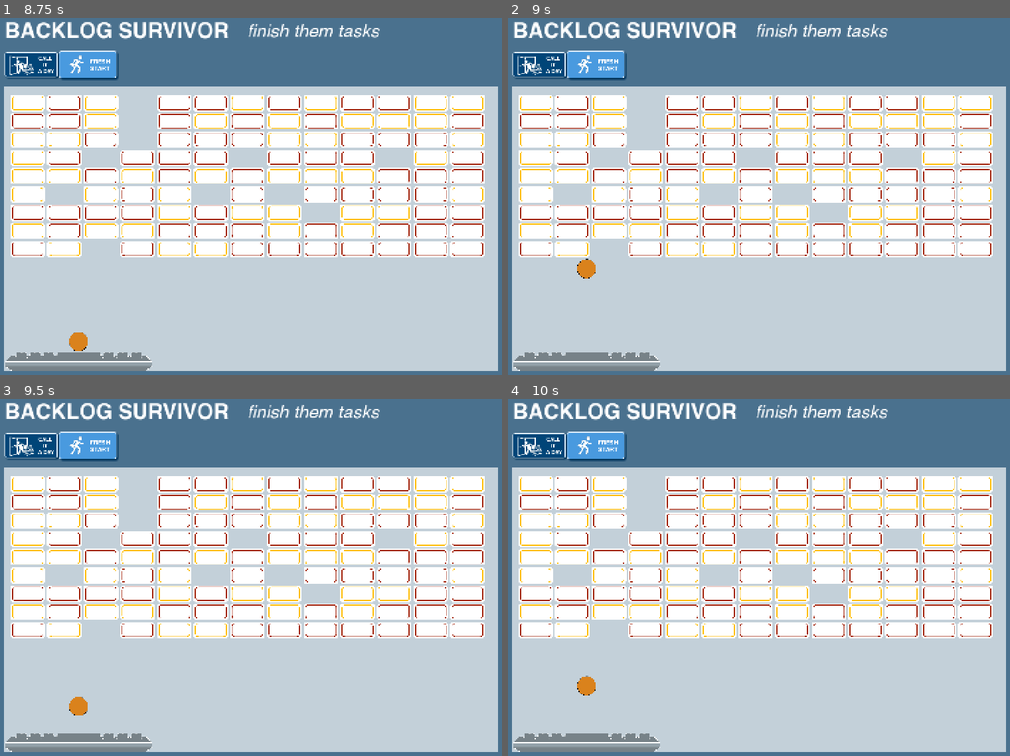
Above: before the commit, frames 1-4 (two rows, left to right).
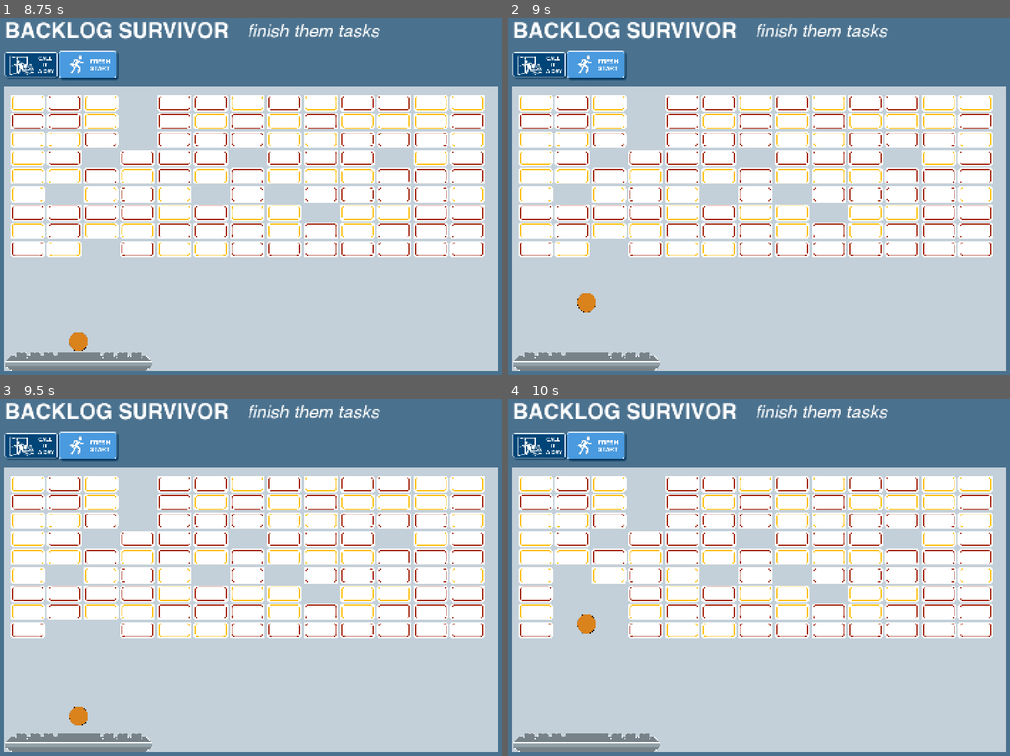
Above: after the commit, the same moments.

Repository: grkovalev/office-game
Game: Godot game, scene res://backlogarkanoid.tscn
Same seed, same stepped clock (60 frames per second), same inputs: the game is played once before the commit and once after it. This scene is started directly instead of the project's main scene.
Inputs (mouse positions are in pixels of both pictures, inside the frame that each line leads up to):
- Up to frame 1 (8.75 s): click (90, 67) at 0.5 s; click (90, 67) at 1.25 s; click (90, 67) at 2 s; tap Enter at 2.75, 5, 7.25 s; move the mouse to (361, 175) at 2.77 s; hold Right (ui_right) 2.78-3.5 s; tap R every 1.5 s from 2.85 to 7.35 s; click (361, 175) at 2.92 s; tap Space at 3.02, 4.25, 5.75, 6.02, 8 s; drag from (140, 214) to (220, 271) at 3.52 s; move the mouse to (296, 107) at 4.27 s; hold Right (ui_right) 4.28-5 s; drag from (220, 271) to (85, 135) at 5.02 s; move the mouse to (406, 250) at 5.77 s; hold Left (ui_left) 5.78-6.5 s; drag from (85, 135) to (165, 96) at 6.52 s; move the mouse to (271, 192) at 7.27 s; hold Left (ui_left) 7.28-8 s; click (271, 192) at 7.42 s; drag from (165, 96) to (140, 214) at 8.02 s
- Up to frame 2 (9 s): move the mouse to (869, 175) at 8.77 s; hold Up (ui_up) from 8.78 s (still down); tap R at 8.85 s
- Up to frame 3 (9.5 s): keep holding Up (ui_up); tap Space at 9.02 s
- Up to frame 4 (10 s): release Up (ui_up) at 9.5 s; drag from (648, 595) to (728, 652) at 9.52 s

Frame 1 is identical in both runs. In frame 2, 0.3% of the frame differs, in the area x 13-18%, y 67-83%; in frame 3, 0.5%; in frame 4, 1.8%, in the area x 9-24%, y 52-84%.

Commit message:
correct hitting bricks behaviour

Diff:
--- a/backlogarkanoid.tscn
+++ b/backlogarkanoid.tscn
@@ -109,7 +109,7 @@
 [node name="ball_char" type="CharacterBody2D" parent="ball/ballctrl" unique_id=775356162]
 scale = Vector2(0.99999994, 0.99999994)
 script = ExtResource("6_7afv6")
-ball_speed = 300.0
+ball_speed = 600.0
 paddle_path = NodePath("../../../player/playctrl/play_char")
 paddle_collision_path = NodePath("../../../player/playctrl/play_char/play_coll")
 bounds_path = NodePath("../../../bg/bg_tiles")
--- a/backloggridgenerator.gd
+++ b/backloggridgenerator.gd
@@ -55,10 +55,6 @@
 	p0 /= sum_p
 	p1 /= sum_p
 
-	# Reusable collision shape for all bricks
-	var brick_shape := RectangleShape2D.new()
-	brick_shape.size = brick_display_size
-
 	for row in range(rows):
 		for col in range(columns):
 			# Decide if this cell is empty
@@ -75,6 +71,8 @@
 
 			# Create a StaticBody2D brick with sprite + collision
 			var brick := StaticBody2D.new()
+			brick.collision_layer = 1
+			brick.collision_mask = 0
 			add_child(brick)
 			brick.position = Vector2(
 				col * (brick_display_size.x + brick_gap.x),
@@ -91,7 +89,9 @@
 				brick_display_size.y / float(brick_source_size.y)
 			)
 
-			# Collision
+			# Collision: each brick gets its own shape so collisions are reliable
+			var brick_shape := RectangleShape2D.new()
+			brick_shape.size = brick_display_size
 			var coll := CollisionShape2D.new()
 			coll.shape = brick_shape
 			brick.add_child(coll)
--- a/ball_char.gd
+++ b/ball_char.gd
@@ -19,9 +19,12 @@
 var paddle_half_height: float
 var ball_radius: float
 var bounds_rect: Rect2
+var overlap_shape: CircleShape2D
 
 var attached := true
 var current_speed: float = 900.0
+var paddle_ignore_time: float = 0.0
+var _prev_global_position: Vector2
 
 func _ready() -> void:
 	var p_shape := paddle_coll.shape as RectangleShape2D
@@ -31,9 +34,13 @@
 	var b_shape := ball_coll.shape as CircleShape2D
 	ball_radius = b_shape.radius * ball_coll.global_scale.x
 
+	overlap_shape = CircleShape2D.new()
+	overlap_shape.radius = ball_radius * 2.0
+
 	var r := bounds_rect_node.get_global_rect()
 	bounds_rect = Rect2(r.position, r.size)
 	current_speed = ball_speed
+	collision_mask = 1
 
 	_stick_to_paddle()
 
@@ -44,14 +51,24 @@
 			attached = false
 			current_speed = ball_speed
 			velocity = Vector2.UP * ball_speed
+			paddle_ignore_time = 0.12
+			_prev_global_position = global_position
 		return
+
+	if paddle_ignore_time > 0.0:
+		paddle_ignore_time -= delta
 
 	velocity = _ensure_not_too_flat(velocity, current_speed)
 	move_and_slide()
 
-	var bounced := false
-
-	# Handle physics collisions (paddle + bricks), but only ONE meaningful bounce per frame
+	var hit_paddle := false
+	var first_bounce_normal := Vector2.ZERO
+	var bricks_hit: Array[Node] = []
+
+	# Sample overlap along path (prev -> current) so we never miss a brick (tunneling or grazing)
+	var path_normal: Vector2 = _collect_bricks_along_path(bricks_hit)
+
+	# Collect all slide collisions this frame
 	for i in range(get_slide_collision_count()):
 		var col := get_slide_collision(i)
 		var collider := col.get_collider()
@@ -60,29 +77,96 @@
 		if normal == Vector2.ZERO:
 			continue
 
-		if collider == paddle:
-			_bounce_on_paddle()
-			bounced = true
-			break
+		if collider == paddle and paddle_ignore_time <= 0.0:
+			hit_paddle = true
 		else:
-			velocity = velocity.bounce(normal)
-			bounced = true
-
-			if collider != null and collider.is_in_group("brick"):
-				if brick_speed_boost > 0.0:
-					var cap: float = max_ball_speed if max_ball_speed > 0.0 else ball_speed * 3.0
-					current_speed = min(current_speed + brick_speed_boost, cap)
-				collider.queue_free()
-				# After hitting a brick, don't process more collisions this frame
-				break
-
-	if bounced:
+			var brick_node: Node = _get_brick_node(collider)
+			if brick_node != null:
+				if brick_node not in bricks_hit:
+					bricks_hit.append(brick_node)
+				if first_bounce_normal == Vector2.ZERO:
+					first_bounce_normal = normal
+			elif first_bounce_normal == Vector2.ZERO:
+				first_bounce_normal = normal
+
+	if first_bounce_normal == Vector2.ZERO and path_normal != Vector2.ZERO:
+		first_bounce_normal = path_normal
+
+	if hit_paddle:
+		_bounce_on_paddle()
+	elif bricks_hit.size() > 0:
+		# One brick per hit: bounce off the brick face we hit (use velocity to pick entry face), then destroy only that brick
+		var brick: Node = bricks_hit[0]
+		var brick_normal: Vector2 = _get_brick_face_normal_from_velocity(brick, velocity)
+		if brick_normal != Vector2.ZERO:
+			velocity = velocity.bounce(brick_normal)
+			velocity = _ensure_not_too_flat(velocity, current_speed)
+		if is_instance_valid(brick):
+			if brick_speed_boost > 0.0:
+				var cap: float = max_ball_speed if max_ball_speed > 0.0 else ball_speed * 3.0
+				current_speed = min(current_speed + brick_speed_boost, cap)
+			brick.queue_free()
+	elif first_bounce_normal != Vector2.ZERO:
+		velocity = velocity.bounce(first_bounce_normal)
 		velocity = _ensure_not_too_flat(velocity, current_speed)
 
 	# Manual walls using bg_tiles rectangle
 	_handle_bounds()
 
 	velocity = _ensure_not_too_flat(velocity, current_speed)
+
+	_prev_global_position = global_position
+
+func _collect_bricks_along_path(bricks_hit: Array[Node]) -> Vector2:
+	var from_pos: Vector2 = _prev_global_position
+	var to_pos: Vector2 = global_position
+	var space_state: PhysicsDirectSpaceState2D = get_world_2d().direct_space_state
+	var query := PhysicsShapeQueryParameters2D.new()
+	query.shape = overlap_shape
+	query.collide_with_bodies = true
+	query.collide_with_areas = false
+	query.exclude = [get_rid()]
+	query.collision_mask = 0xFFFFFFFF
+	var first_normal := Vector2.ZERO
+	var sample_positions: Array[Vector2] = [from_pos, (from_pos + to_pos) * 0.5, to_pos]
+	for sample_pos in sample_positions:
+		query.transform = Transform2D(0.0, sample_pos)
+		var results: Array[Dictionary] = space_state.intersect_shape(query)
+		for result in results:
+			var body: Node = result.collider
+			var brick_node: Node = _get_brick_node(body)
+			if brick_node != null and brick_node not in bricks_hit:
+				bricks_hit.append(brick_node)
+				if first_normal == Vector2.ZERO:
+					var brick_pos: Vector2 = brick_node.global_position
+					first_normal = (sample_pos - brick_pos).normalized()
+	return first_normal
+
+func _get_brick_face_normal_from_velocity(brick_node: Node, vel: Vector2) -> Vector2:
+	# Pick the brick face we're moving toward (entry face). Its outward normal n should satisfy vel · n < 0.
+	if vel.length_squared() < 0.0001:
+		return Vector2.ZERO
+	var v: Vector2 = vel.normalized()
+	var best_normal := Vector2.ZERO
+	var best_dot: float = 1.0
+	for n in [Vector2(0.0, 1.0), Vector2(0.0, -1.0), Vector2(1.0, 0.0), Vector2(-1.0, 0.0)]:
+		var d: float = v.dot(n)
+		if d < best_dot:
+			best_dot = d
+			best_normal = n
+	if best_dot >= 0.0:
+		return Vector2.ZERO
+	return best_normal
+
+func _get_brick_node(collider: Node) -> Node:
+	if collider == null:
+		return null
+	if collider.is_in_group("brick"):
+		return collider
+	var parent: Node = collider.get_parent()
+	if parent != null and parent.is_in_group("brick"):
+		return parent
+	return null
 
 func _stick_to_paddle() -> void:
 	var p := paddle.global_position
--- a/main_backlogarkanoid.gd
+++ b/main_backlogarkanoid.gd
@@ -1,55 +1,34 @@
 extends Node2D
 
 const PADDLE_SPEED := 900.0
-const BALL_SPEED := 900.0
-const MAX_PADDLE_BOUNCE_ANGLE := deg_to_rad(60.0) # from straight up
 
 @onready var paddle: CharacterBody2D = $player/playctrl/play_char
 @onready var paddle_coll: CollisionShape2D = $player/playctrl/play_char/play_coll
-
-@onready var ball: CharacterBody2D = $ball/ballctrl/ball_char
-@onready var ball_coll: CollisionShape2D = $ball/ballctrl/ball_char/ball_coll
 
 @onready var tiles: TextureRect = $bg/bg_tiles
 
 var paddle_half_width: float
 var paddle_half_height: float
-var ball_radius: float
 var bounds_rect: Rect2
 
-var ball_attached := true
-var ball_dir := Vector2.UP
-
 func _ready() -> void:
-	# Sizes based on collision shapes & world scale
 	var paddle_shape := paddle_coll.shape as RectangleShape2D
 	paddle_half_width = 0.5 * paddle_shape.size.x * paddle_coll.global_scale.x
 	paddle_half_height = 0.5 * paddle_shape.size.y * paddle_coll.global_scale.y
 
-	var ball_shape := ball_coll.shape as CircleShape2D
-	ball_radius = ball_shape.radius * ball_coll.global_scale.x
-
-	# Rectangle the ball must stay inside, in global coordinates
 	var r := tiles.get_global_rect()
 	bounds_rect = Rect2(r.position, r.size)
 
-	# Put ball on top of paddle initially
-	_stick_ball_to_paddle()
-
 func _physics_process(delta: float) -> void:
 	_update_paddle(delta)
-	_update_ball(delta)
 
 func _update_paddle(delta: float) -> void:
 	var move_dir := 0.0
 
-	# Arrows
 	if Input.is_action_pressed("ui_left"):
 		move_dir -= 1.0
 	if Input.is_action_pressed("ui_right"):
 		move_dir += 1.0
-
-	# WASD
 	if Input.is_action_pressed("move_left"):
 		move_dir -= 1.0
 	if Input.is_action_pressed("move_right"):
@@ -59,90 +38,8 @@
 	paddle.velocity.y = 0.0
 	paddle.move_and_slide()
 
-	# Clamp paddle inside bg_tiles horizontally
 	var p := paddle.global_position
 	var left_limit := bounds_rect.position.x + paddle_half_width
 	var right_limit := bounds_rect.position.x + bounds_rect.size.x - paddle_half_width
 	p.x = clamp(p.x, left_limit, right_limit)
 	paddle.global_position = p
-
-	# While attached, keep the ball riding on the paddle
-	if ball_attached:
-		_stick_ball_to_paddle()
-
-		# Launch with Up or W
-		if Input.is_action_just_pressed("ui_up") or Input.is_action_just_pressed("move_up"):
-			ball_attached = false
-			ball_dir = Vector2.UP
-			ball.velocity = ball_dir * BALL_SPEED
-
-func _update_ball(delta: float) -> void:
-	if ball_attached:
-		return
-
-	# Move the ball and process collisions from physics
-	ball.velocity = ball_dir * BALL_SPEED
-	ball.move_and_slide()
-
-	# Reflect on physics bodies (e.g. paddle, bricks if you add them)
-	var slide_count := ball.get_slide_collision_count()
-	for i in range(slide_count):
-		var col := ball.get_slide_collision(i)
-		var normal := col.get_normal()
-
-		# Default: simple reflection
-		ball_dir = ball_dir.bounce(normal).normalized()
-
-		# If we hit the paddle, adjust angle depending on where we hit
-		if col.get_collider() == paddle:
-			_handle_paddle_bounce()
-
-	# Manual walls using bg_tiles rectangle
-	_handle_bounds_bounce()
-
-	# Keep velocity updated from direction
-	ball.velocity = ball_dir * BALL_SPEED
-
-func _stick_ball_to_paddle() -> void:
-	var p := paddle.global_position
-	var b := ball.global_position
-	b.x = p.x
-	b.y = p.y - paddle_half_height - ball_radius - 2.0
-	ball.global_position = b
-	ball.velocity = Vector2.ZERO
-	ball_dir = Vector2.UP
-
-func _handle_paddle_bounce() -> void:
-	# Where on the paddle did we hit? -1 = far left, 0 = center, +1 = far right
-	var diff_x := (ball.global_position.x - paddle.global_position.x) / paddle_half_width
-	diff_x = clamp(diff_x, -1.0, 1.0)
-
-	# Convert to an angle from straight up
-	var angle_from_up := diff_x * MAX_PADDLE_BOUNCE_ANGLE
-	# Straight up is (0, -1). Rotate left/right around that.
-	var dir := Vector2(sin(angle_from_up), -cos(angle_from_up))
-
-	ball_dir = dir.normalized()
-
-func _handle_bounds_bounce() -> void:
-	var pos := ball.global_position
-
-	# Left / right walls
-	if pos.x - ball_radius < bounds_rect.position.x:
-		pos.x = bounds_rect.position.x + ball_radius
-		ball_dir.x = abs(ball_dir.x)
-	elif pos.x + ball_radius > bounds_rect.position.x + bounds_rect.size.x:
-		pos.x = bounds_rect.position.x + bounds_rect.size.x - ball_radius
-		ball_dir.x = -abs(ball_dir.x)
-
-	# Top / bottom walls
-	if pos.y - ball_radius < bounds_rect.position.y:
-		pos.y = bounds_rect.position.y + ball_radius
-		ball_dir.y = abs(ball_dir.y)
-	elif pos.y + ball_radius > bounds_rect.position.y + bounds_rect.size.y:
-		# Arkanoid usually lets you lose the ball here; for now we bounce.
-		pos.y = bounds_rect.position.y + bounds_rect.size.y - ball_radius
-		ball_dir.y = -abs(ball_dir.y)
-
-	ball.global_position = pos
-	ball_dir = ball_dir.normalized()
